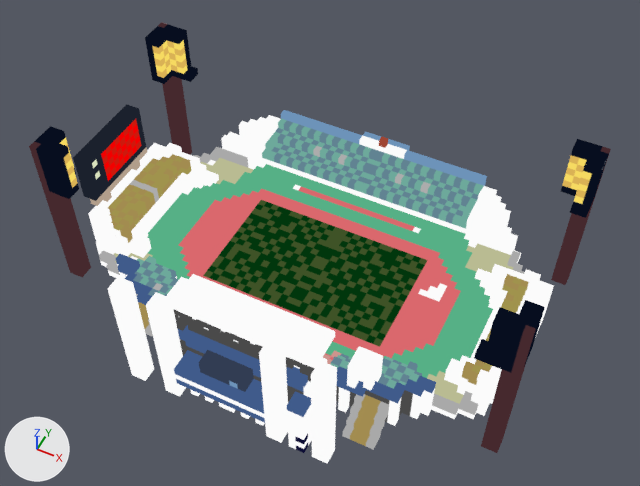
Before and after pictures for a commit that changed the glTF model models/rikuzyoukyougijyou.glb.
Rendered twice from a 50 mm lens placed at (0.704, -1.347, 1.859), pointed at (0.039, -0.015, 0.195). The lights are fixed; the arrows at lower left show +X, +Y and +Z. The first picture is the older version. Where no turn or scale is listed for an object, it has been applied to the vertices.

The first picture shows 'rikuzyoukyougijyou'.
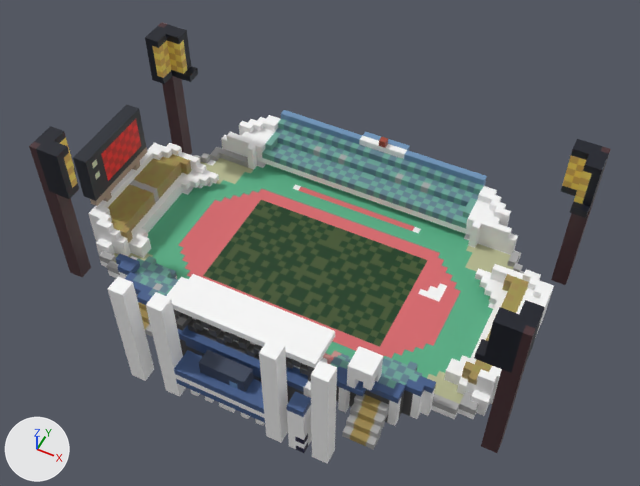
What changed in the scene script:
```text
Change mat_material_rikuzyoukyougijyou:
    remove n0 = _N.new('ShaderNodeEmission'); n0.name = 'Emission'
    remove n1 = _N.new('ShaderNodeLightPath'); n1.name = 'Light Path'
    remove n2 = _N.new('ShaderNodeBsdfTransparent'); n2.name = 'Transparent BSDF'
    remove n3 = _N.new('ShaderNodeMixShader'); n3.name = 'Mix Shader'
    add n8 = _N.new('ShaderNodeBsdfPrincipled'); n8.name = 'Principled BSDF'
    where n4 = _N.new('ShaderNodeOutputMaterial'); n4.name = 'Material Output'
    where n5 = _N.new('ShaderNodeMix'); n5.name = 'Mix'
    remove _L.new(n1.outputs[0], n3.inputs[0])  # 'Is Camera Ray' to 'Factor'
    remove _L.new(n2.outputs[0], n3.inputs[1])  # 'BSDF' to 'Shader'
    remove _L.new(n0.outputs[0], n3.inputs[2])  # 'Emission' to 'Shader'
    remove _L.new(n3.outputs[0], n4.inputs[0])  # 'Shader' to 'Surface'
    remove _L.new(n5.outputs[2], n0.inputs[0])  # 'Result' to 'Color'
    add _L.new(n8.outputs[0], n4.inputs[0])  # 'BSDF' to 'Surface'
    add _L.new(n5.outputs[2], n8.inputs[0])  # 'Result' to 'Base Color'
```

Changed parts and their boxes (x1, y1, x2, y2) in the pictures (640 x 486 px):
'rikuzyoukyougijyou', recoloured: (29, 22, 611, 464) in both
